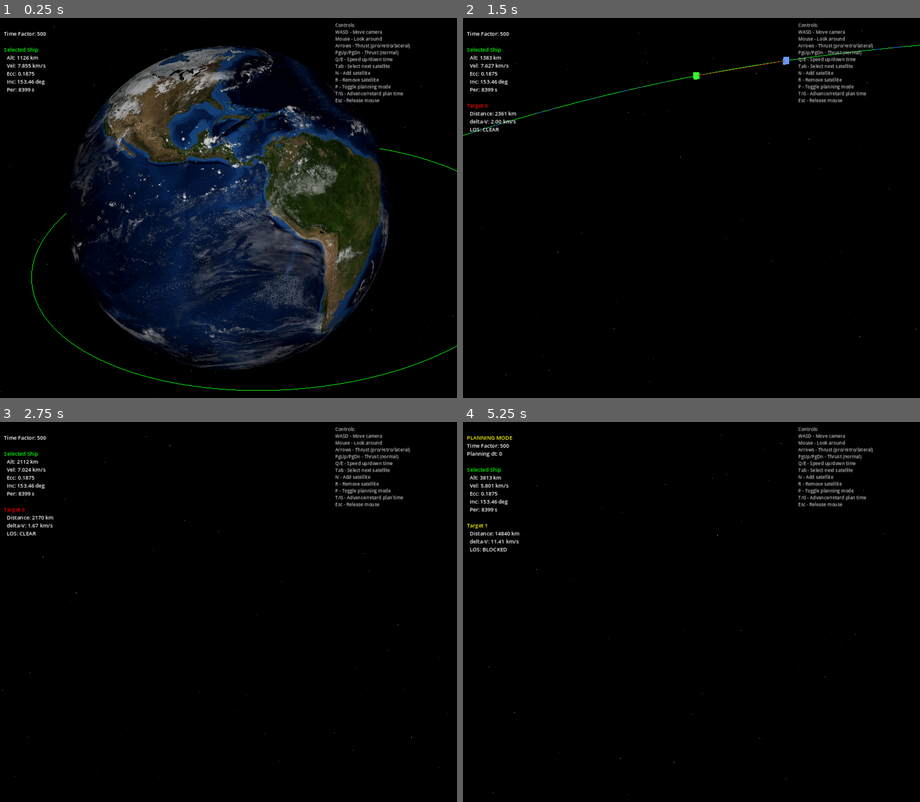
Above: before the commit, frames 1-4 (two rows, left to right).
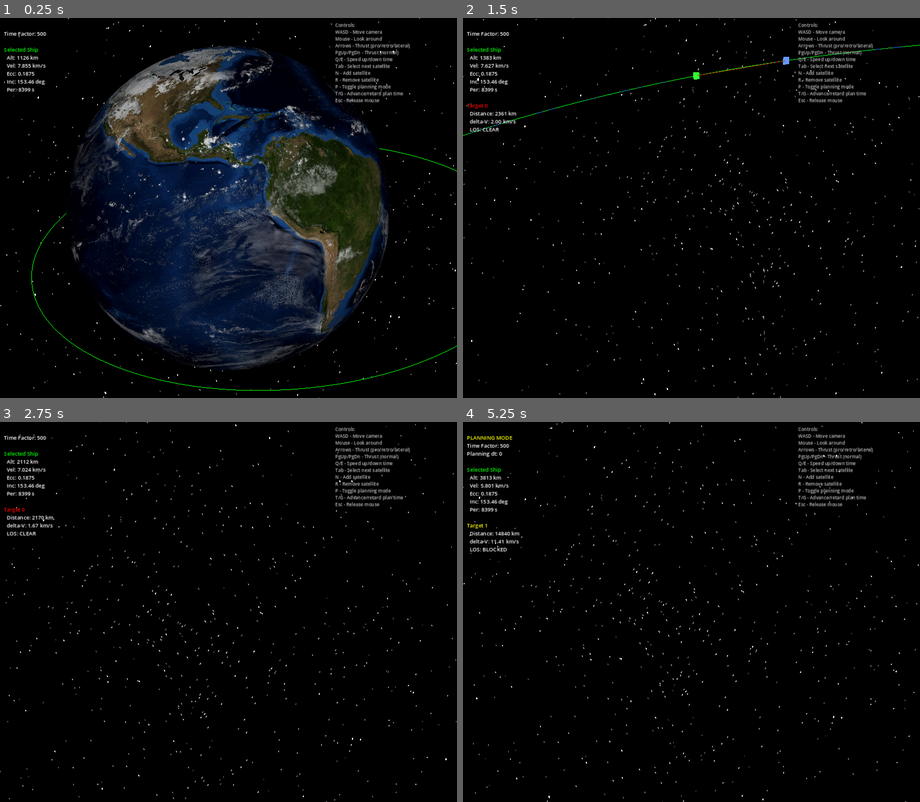
Above: after the commit, the same moments.

Repository: mellenburg/game
Game: Godot game, scene res://scenes/main.tscn
The game is run twice, just before and just after one commit, with the same random seed, the same clock (stepped at 60 frames per second) and the same inputs.
Inputs (mouse positions are in pixels of both pictures, inside the frame that each line leads up to):
- Up to frame 1 (0.25 s): no input
- Up to frame 2 (1.5 s): tap Enter at 0.5 s; move the mouse to (714, 208) at 0.52 s; hold W (move_forward) from 0.53 s (still down); tap N (add_satellite) at 0.6 s; move the mouse to (668, 208) at 1.27 s; tap T (planning_advance) at 1.35 s
- Up to frame 3 (2.75 s): keep holding W (move_forward); move the mouse to (237, 604) at 2.02 s; hold G (planning_retard) from 2.03 s (still down)
- Up to frame 4 (5.25 s): keep holding W (move_forward); move the mouse to (686, 619) at 2.77 s; release G (planning_retard) at 2.78 s; tap one key every 0.75 s from 2.85 s: R (remove_satellite) Tab (select_next) P (toggle_planning) N (add_satellite); move the mouse to (723, 615) at 3.52 s; move the mouse to (654, 608) at 4.27 s; move the mouse to (696, 612) at 5.02 s

The runs differ from the first frame. In frame 1, 0.2% of the frame differs, in the area x 0-100%, y 0-100%; in frame 2, 0.6%; in frame 3, 0.6%; in frame 4, 0.7%.

Commit message:
Stabilise starfield against camera rotation
Stars were subpixel at typical camera FOVs, so rotating the view made
each one sample in and out of pixel coverage and the field looked
like it was regenerating. Clamp star radius to at least ~1 pixel via
fwidth(), enlarge the base sizes, and lower the cell scales so each
star is several pixels across at default FOV.

Diff:
--- a/godot/shaders/sky.gdshader
+++ b/godot/shaders/sky.gdshader
@@ -1,12 +1,15 @@
 shader_type sky;
-// Procedural starfield. Hashed per cell on an octahedral projection
-// of the view direction so stars are stable in world space and roughly
-// uniformly distributed (no pole pinching like spherical UV would do).
+// Procedural starfield. Hashed per cell on an octahedral projection of
+// the view direction so stars are stable in world space and roughly
+// uniformly distributed (no pole pinching like spherical UV). Cell
+// scales are kept moderate and each star is clamped to at least one
+// pixel wide via fwidth(), so rotating the camera doesn't make stars
+// twinkle in and out of subpixel coverage.
 
 uniform vec3 background_color : source_color = vec3(0.004, 0.004, 0.012);
-uniform float density : hint_range(0.0, 0.2) = 0.020;
-uniform float layer1_scale : hint_range(50.0, 1500.0) = 380.0;
-uniform float layer2_scale : hint_range(50.0, 1500.0) = 720.0;
+uniform float density : hint_range(0.0, 0.2) = 0.040;
+uniform float layer1_scale : hint_range(20.0, 800.0) = 220.0;
+uniform float layer2_scale : hint_range(20.0, 800.0) = 420.0;
 uniform vec3 star_tint : source_color = vec3(1.0, 0.97, 0.92);
 
 float hash21(vec2 p) {
@@ -26,22 +29,27 @@
 
 float star_layer(vec2 uv, float scale, float thresh) {
 	vec2 g = uv * scale;
+	// Compute pixel footprint up front (must be in uniform control
+	// flow). Also clamps below to ~screen pixels in cell-units.
+	float pixel = max(fwidth(g.x), fwidth(g.y));
 	vec2 cell = floor(g);
 	vec2 frac = fract(g) - 0.5;
 	float h = hash21(cell);
 	if (h <= thresh) {
 		return 0.0;
 	}
-	// Brightness derived from how far the hash exceeded the threshold —
-	// gives a power-law-ish distribution: most stars dim, a few bright.
 	float bright = (h - thresh) / max(1.0 - thresh, 1e-6);
 	vec2 jitter = vec2(
 		hash21(cell + vec2(17.3, 0.0)),
 		hash21(cell + vec2(0.0, 91.7))
 	) - 0.5;
 	float d = length(frac - jitter * 0.7);
-	float size = mix(0.02, 0.06, bright);
-	return smoothstep(size, 0.0, d) * mix(0.3, 1.4, bright);
+	// Star radius in cell-units; floor at ~1 pixel so the disc never
+	// shrinks below one fragment as the camera rotates.
+	float size = mix(0.05, 0.13, bright);
+	size = max(size, pixel * 0.9);
+	float aa = max(pixel * 0.5, 0.005);
+	return smoothstep(size, max(size - aa, 0.0), d) * mix(0.35, 1.5, bright);
 }
 
 void sky() {
@@ -49,8 +57,6 @@
 	vec2 uv = octahedral(dir);
 	float thresh = 1.0 - density;
 	float s = star_layer(uv, layer1_scale, thresh);
-	// Second layer offset + at a different scale so the cells of layer 1
-	// don't read as a regular grid.
 	s += star_layer(uv + vec2(0.37, 0.19), layer2_scale, thresh + 0.005) * 0.65;
 	COLOR = background_color + star_tint * s;
 }
